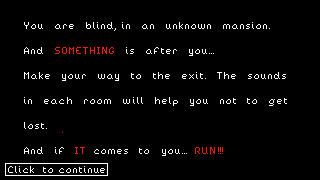
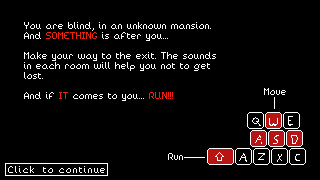
Two versions of the same layered image (320 x 180). Layer-by-layer changes:
added layer "Text Pilo" above "Text" over (x1=24, y1=22, x2=306, y2=165)
renamed "Calque #1" to "Text", hid it over (x1=24, y1=22, x2=287, y2=156)
